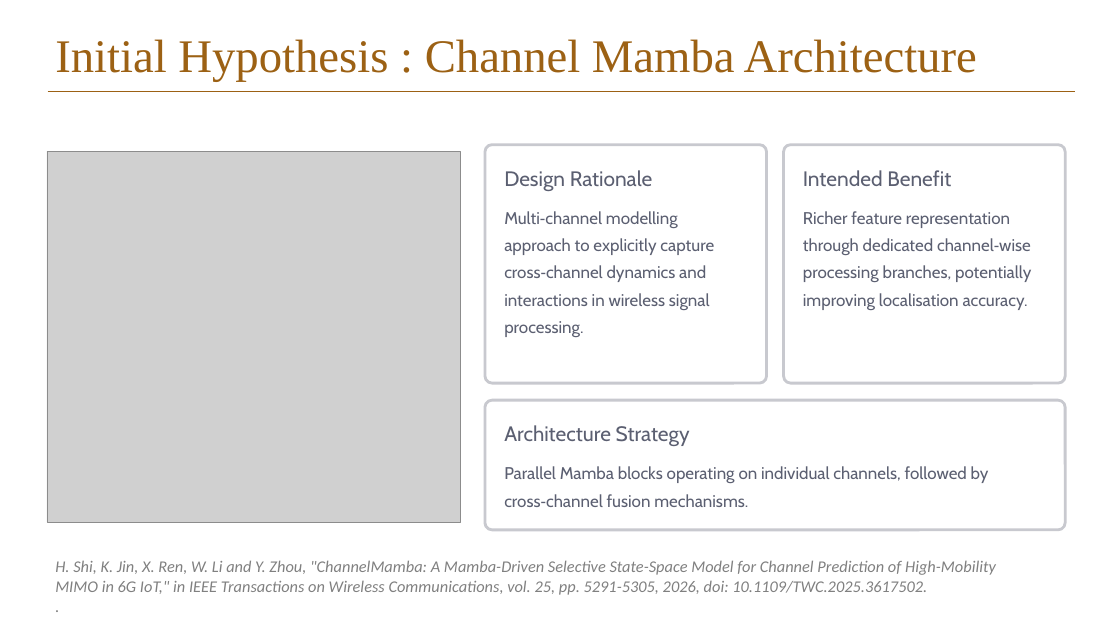
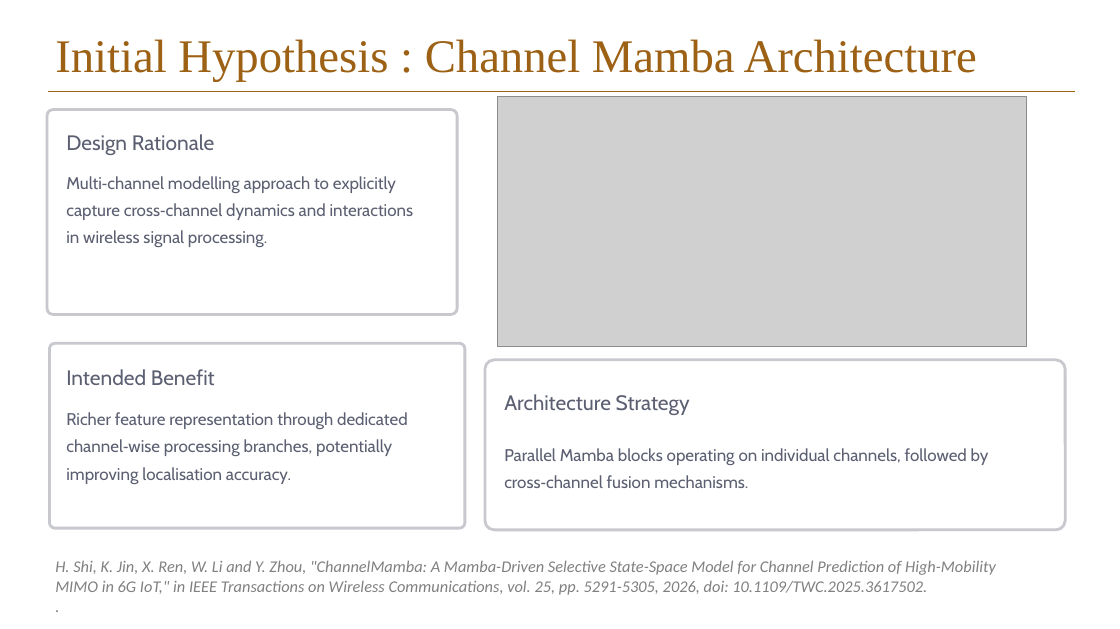
Before and after one commit to Elison-debug/Cmamba_reconstruct, a slide deck: slide 14 of pre-ssm.pptx (slide 20 before the commit). Drawn at 1120x629 pixels with LibreOffice and Linux fonts; fonts in the diff are those of the drawing; grey boxes stand for pictures; background and template pictures are left out. Boxes give left, top, right and bottom in pixels: in the first picture for what was removed or moved away, otherwise in the second. Text is boxed around its words. In the diff, an @@ line names an element or a change of style, - is before the commit and + after.

```diff
--- a/pre-ssm.pptx
+++ b/pre-ssm.pptx
@@ rounded rectangle resized from (x1=485, y1=145, x2=767, y2=384) to (x1=47, y1=109, x2=457, y2=315) @@
@@ picture added at (x1=497, y1=96, x2=1027, y2=347) @@
@@ text "Design Rationale" moved from (x1=504, y1=170, x2=652, y2=191) to (x1=66, y1=134, x2=214, y2=155) @@
@@ picture removed at (x1=47, y1=151, x2=460, y2=523) @@
@@ text "Multi‑channel modelling approach to explicitly ..." rewrapped from (x1=504, y1=211, x2=714, y2=337) to (x1=66, y1=176, x2=414, y2=247) @@
@@ rounded rectangle resized from (x1=783, y1=145, x2=1065, y2=384) to (x1=50, y1=343, x2=465, y2=528) @@
@@ text "Intended Benefit" moved from (x1=803, y1=170, x2=951, y2=186) to (x1=66, y1=369, x2=215, y2=385) @@
@@ rounded rectangle resized from (x1=485, y1=401, x2=1065, y2=530) to (x1=485, y1=360, x2=1065, y2=530) @@
@@ text "Architecture Strategy" moved from (x1=504, y1=425, x2=690, y2=446) to (x1=504, y1=394, x2=690, y2=415) @@
@@ text "Richer feature representation through dedicated ..." rewrapped from (x1=803, y1=211, x2=1031, y2=310) to (x1=66, y1=412, x2=408, y2=484) @@
@@ text "Parallel Mamba blocks operating on ..." moved from (x1=504, y1=466, x2=989, y2=507) to (x1=504, y1=448, x2=989, y2=488) @@
```
Also in this commit, not shown: 12 other slides changed, 1 slide added, 9 slides removed, 2 other files.
